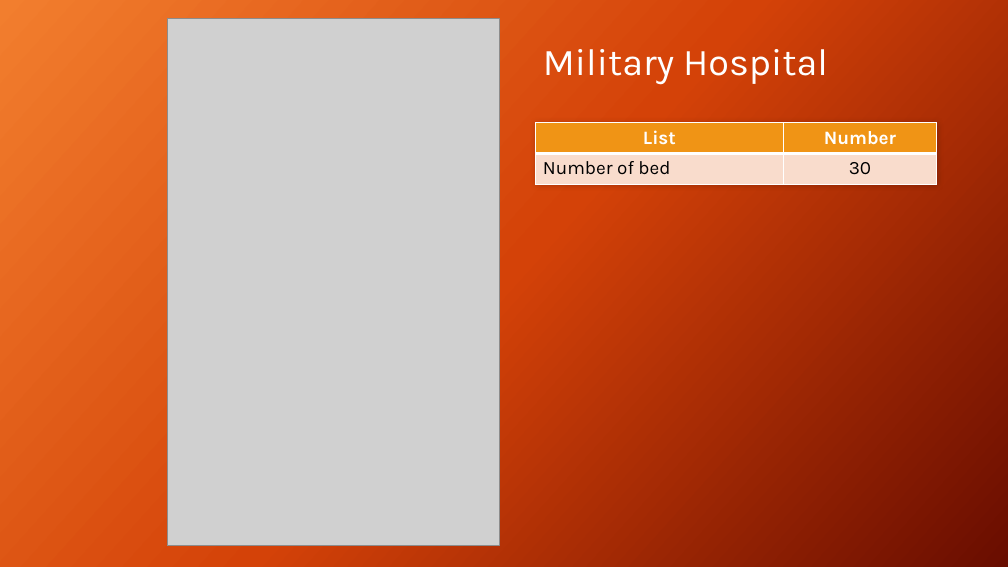
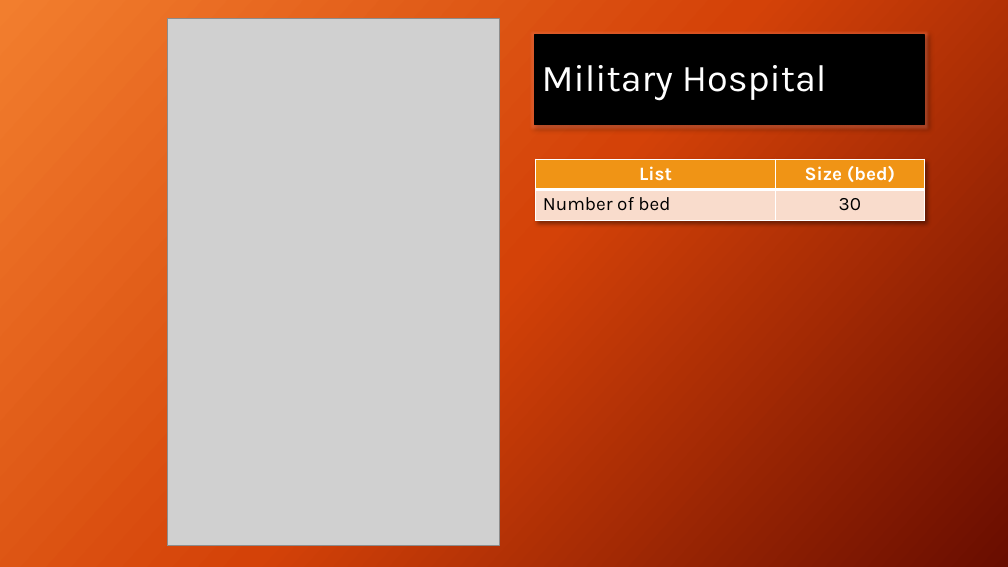
Before and after one commit to joblackpoc/Jobs_SSJ, a slide deck: slide 5 of gishealth_Eng.pptx. Drawn at 1008x567 pixels with LibreOffice and Linux fonts; fonts in the diff are those of the drawing; grey boxes stand for pictures. Boxes give left, top, right and bottom in pixels: in the first picture for what was removed or moved away, otherwise in the second. Text is boxed around its words. In the diff, an @@ line names an element or a change of style, - is before the commit and + after.

Commit message:
modified gis Eng

```diff
--- a/gishealth_Eng.pptx
+++ b/gishealth_Eng.pptx
@@ title "Military Hospital": place and size @@
-title "Military Hospital" at (543, 49, 828, 84)
+title "Military Hospital" at (534, 35, 924, 124)
@@ title "Military Hospital" at (534, 35, 924, 124): fill none to #000000; outline none to #000000 1 pt; shadow on @@
@@ table at (535, 160, 924, 221) @@
-row 1, column 2: Number
+row 1, column 2: Size (bed)
@@ table: place and size @@
-table at (535, 123, 936, 184)
+table at (535, 160, 924, 221)
```
Also in this commit, not shown: 4 other slides changed.
